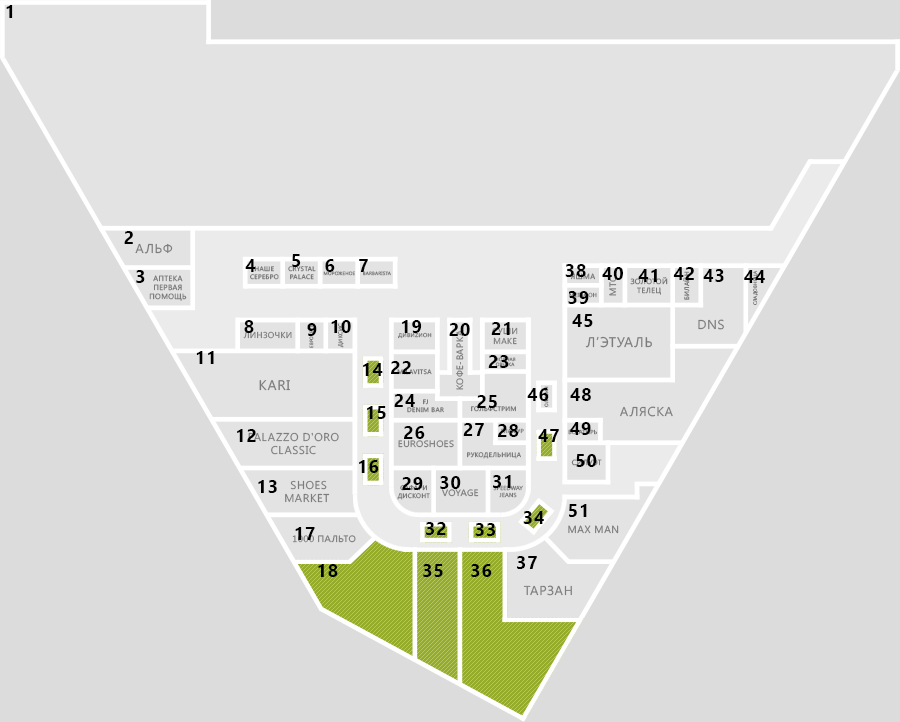
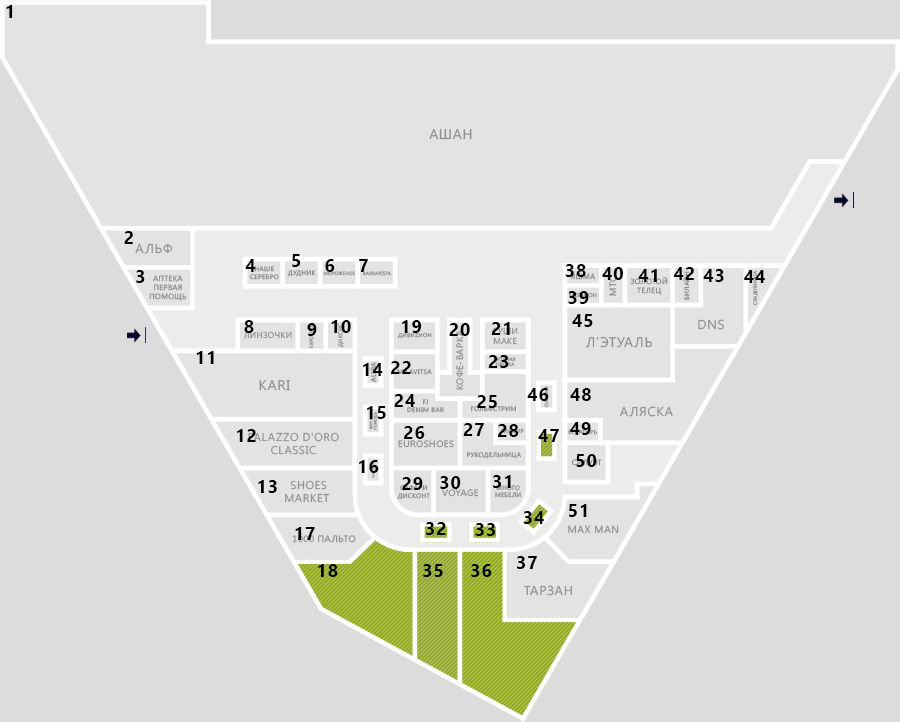
Layers edited between the first and the second 900x722 image:
removed layer "Кофе-варка" from group "кор" over 456, 331, 463, 390
removed layer "Золотой телец" from group "кор" over 630, 277, 668, 295
removed layer "Аляска" from group "кор" over 620, 406, 673, 417
removed layer "Сафари дисконт" from group "кор" over 397, 485, 430, 500
removed layer "Л’этуаль" from group "кор" over 586, 337, 652, 348
removed layer "Тарзан" from group "кор" over 524, 585, 572, 596
removed layer "Max man" from group "кор" over 568, 525, 618, 533
removed layer "суши Make" from group "кор" over 492, 328, 517, 344
removed layer "FJ Denim Bar" from group "кор" over 407, 399, 444, 413
removed layer "Аптека первая помощь" from group "кор" over 149, 275, 187, 301
removed layer "Наше серебро" from group "кор" over 250, 266, 279, 280
removed layer "Palazzo D'oro CLASSIC" from group "кор" over 248, 433, 339, 455
removed layer "Shoes market" from group "кор" over 285, 481, 329, 502
removed layer "1000 пальто" from group "кор" over 293, 535, 356, 542
added layer "Слой 1" in group "кор" over 127, 192, 854, 343
added layer "Слой 2" (60%) in group "кор" over 135, 129, 758, 596
removed layer "layer11" from group "кор" over 524, 585, 572, 596
removed layer "layer5" from group "кор" over 362, 356, 384, 388
removed layer "layer4" from group "кор" over 362, 404, 384, 437
removed layer "layer3" from group "кор" over 362, 453, 384, 486
removed layer "layer1" from group "кор" over 143, 193, 849, 542
removed layer "bg2" from group "кор" over 429, 129, 854, 208
removed layer "bg" (1st of 2, in "кор") from group "кор" over 127, 193, 849, 596
added layer "Слой 3" in group "кор" over 127, 129, 854, 596
…and 27 more changes (27 removed)
